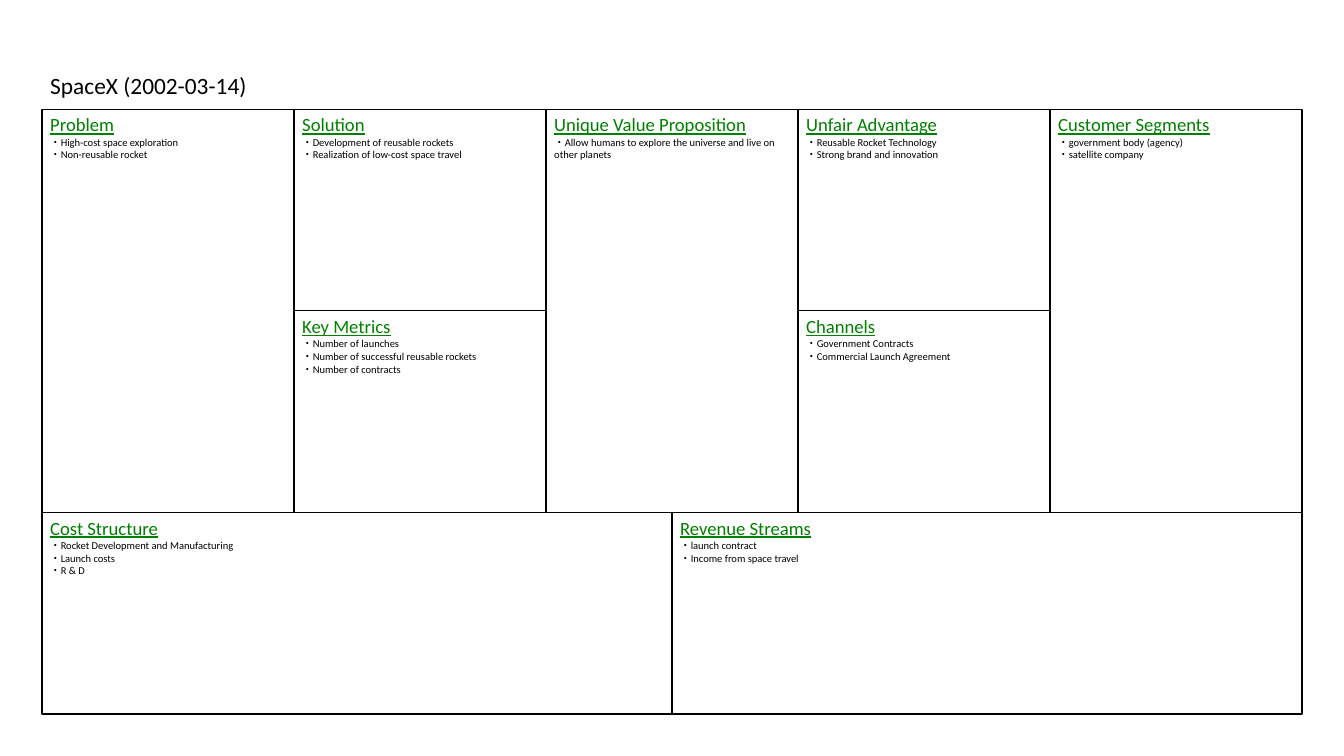
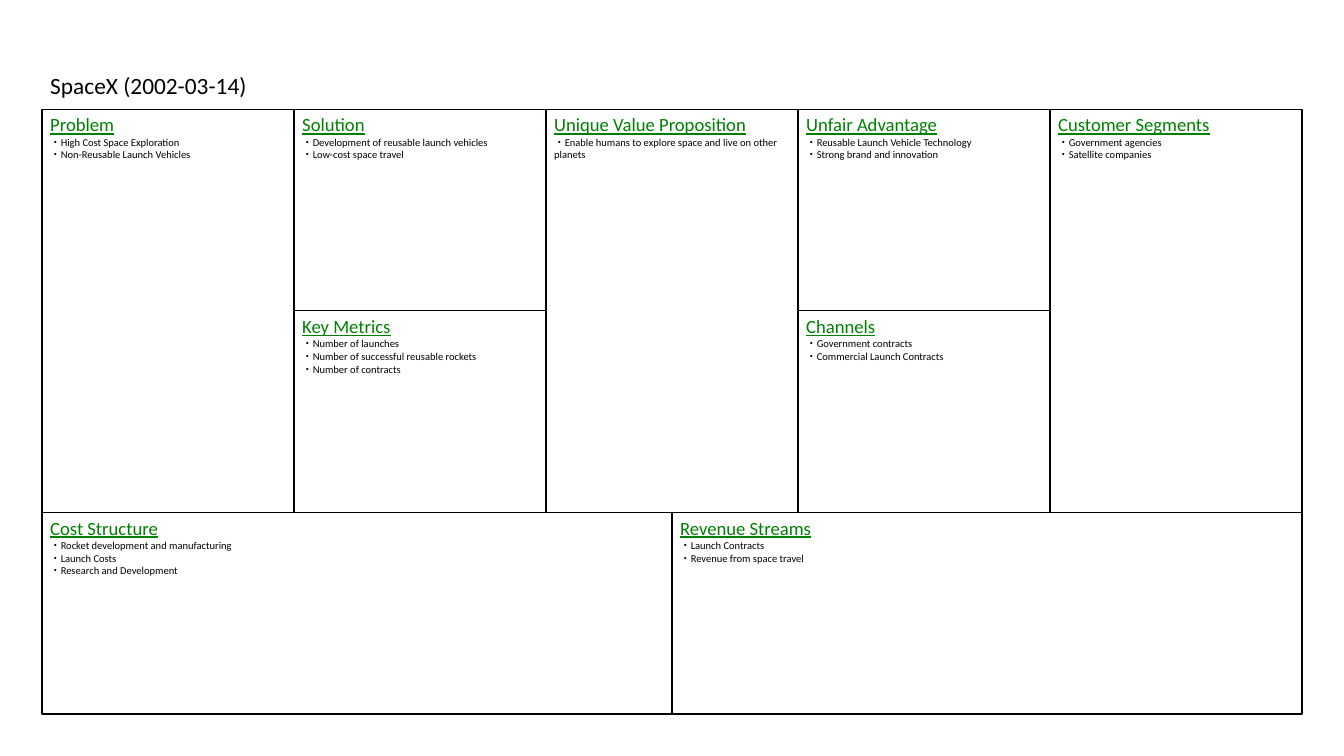
Before and after one commit to t0m0h1r0/LeanCanvas, a slide deck: slide 16 of sample_en.pptx. Drawn at 1344x756 pixels with LibreOffice and Linux fonts; fonts in the diff are those of the drawing. Boxes give left, top, right and bottom in pixels: in the first picture for what was removed or moved away, otherwise in the second. Text is boxed around its words. In the diff, an @@ line names an element or a change of style, - is before the commit and + after.

```diff
--- a/sample_en.pptx
+++ b/sample_en.pptx
@@ text in rectangle at [50,138,191,158]: text changed @@
-・High-cost space exploration
-・Non-reusable rocket
+・High Cost Space Exploration
+・Non-Reusable Launch Vehicles
@@ text in rectangle at [302,138,488,160]: text changed @@
-・Development of reusable rockets
-・Realization of low-cost space travel
+・Development of reusable launch vehicles
+・Low-cost space travel
@@ text in rectangle at [554,138,777,160]: text changed @@
-・Allow humans to explore the universe and live on other planets
+・Enable humans to explore space and live on other planets
@@ text in rectangle at [806,138,972,148]: text changed @@
-・Reusable Rocket Technology
+・Reusable Launch Vehicle Technology
@@ text in rectangle at [1058,139,1162,160]: text changed @@
-・government body (agency)
-・satellite company
+・Government agencies
+・Satellite companies
@@ text in rectangle at [806,340,944,360]: text changed @@
-・Government Contracts
-・Commercial Launch Agreement
+・Government contracts
+・Commercial Launch Contracts
@@ text in rectangle at [50,541,231,576]: text changed @@
-・Rocket Development and Manufacturing
-・Launch costs
-・R & D
+・Rocket development and manufacturing
+・Launch Costs
+・Research and Development
@@ text in rectangle at [680,541,804,564]: text changed @@
-・launch contract
-・Income from space travel
+・Launch Contracts
+・Revenue from space travel
```
Also in this commit, not shown: 15 other slides changed, 4 other files.
